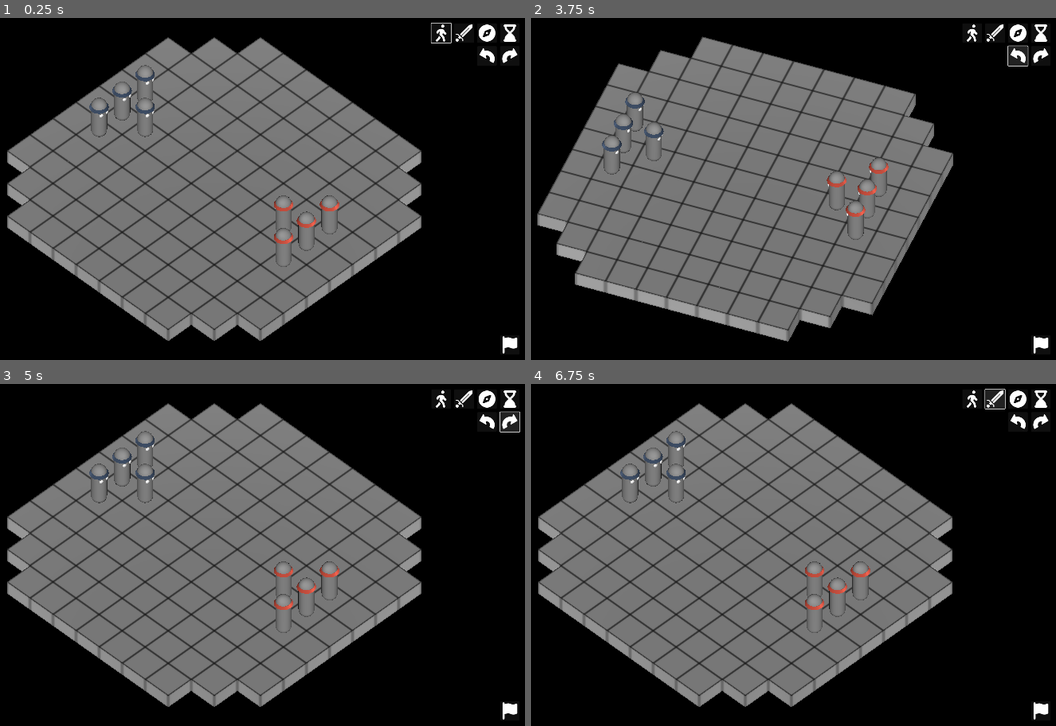
Above: before the commit, frames 1-4 (two rows, left to right).
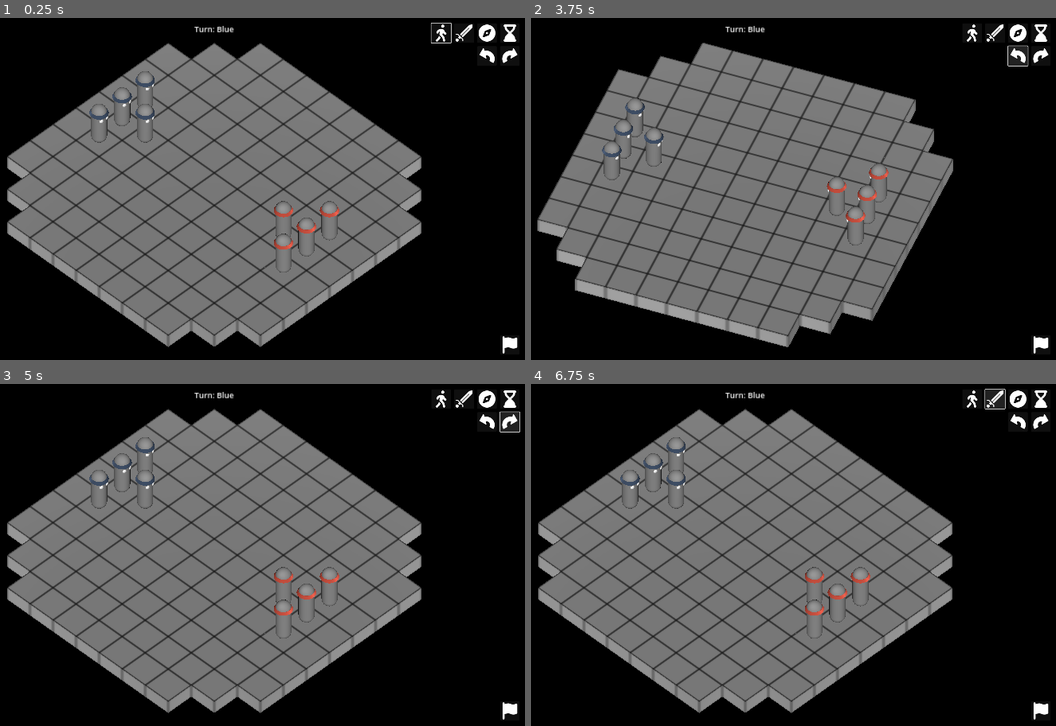
Above: after the commit, the same moments.

Repository: telmotrooper/meagre-tactics
Game: Godot game, scene res://main.tscn
Two runs of this game, one before a commit and one after it. Both use one fixed random seed, a clock stepped at 60 frames per second and the inputs below.
Inputs (mouse positions are in pixels of both pictures, inside the frame that each line leads up to):
- Up to frame 1 (0.25 s): no input
- Up to frame 2 (3.75 s): click (972, 31) at 0.5 s; click (993, 31) at 1.25 s; click (1019, 31) at 2 s; click (1040, 31) at 2.75 s; click (1019, 55) at 3.5 s
- Up to frame 3 (5 s): click (509, 421) at 4.25 s
- Up to frame 4 (6.75 s): click (1040, 712) at 5 s; click (972, 397) at 5.75 s; click (993, 397) at 6.5 s

The runs differ from the first frame. In frame 1, 16% of the frame differs, in the area x 1-81%, y 2-97%; in frame 2, 16%; in frame 3, 16%; in frame 4, 16%.

Commit message:
added turn indicator label

Diff:
--- a/main.tscn
+++ b/main.tscn
@@ -57,7 +57,7 @@
 script = ExtResource("3_6mpia")
 
 [node name="Camera3D" type="Camera3D" parent="CameraPivot"]
-transform = Transform3D(0.707107, -0.5, 0.5, 0, 0.707107, 0.707107, -0.707107, -0.5, 0.5, 3, 4.25, 3)
+transform = Transform3D(0.707107, -0.5, 0.5, 0, 0.707107, 0.707107, -0.707107, -0.5, 0.5, 3, 4.5, 3)
 projection = 1
 size = 11.0
 
@@ -85,6 +85,24 @@
 grow_horizontal = 2
 grow_vertical = 2
 mouse_filter = 2
+
+[node name="SelectedUnitOverview" type="RichTextLabel" parent="UI/MarginContainer"]
+unique_name_in_owner = true
+custom_minimum_size = Vector2(300, 100)
+layout_mode = 2
+size_flags_horizontal = 0
+size_flags_vertical = 0
+bbcode_enabled = true
+text = "Soldier (Blue)
+HP: 10/10"
+
+[node name="TurnIndicator" type="RichTextLabel" parent="UI/MarginContainer"]
+layout_mode = 2
+size_flags_horizontal = 4
+size_flags_vertical = 0
+text = "Turn: Blue"
+fit_content = true
+autowrap_mode = 0
 
 [node name="VBoxContainer" type="VBoxContainer" parent="UI/MarginContainer"]
 layout_mode = 2
@@ -130,16 +148,6 @@
 layout_mode = 2
 icon = ExtResource("11_6hxpy")
 
-[node name="SelectedUnitOverview" type="RichTextLabel" parent="UI/MarginContainer"]
-unique_name_in_owner = true
-custom_minimum_size = Vector2(300, 100)
-layout_mode = 2
-size_flags_horizontal = 0
-size_flags_vertical = 0
-bbcode_enabled = true
-text = "Soldier (Blue)
-HP: 10/10"
-
 [node name="SurrenderButton" type="Button" parent="UI/MarginContainer"]
 layout_mode = 2
 size_flags_horizontal = 8
